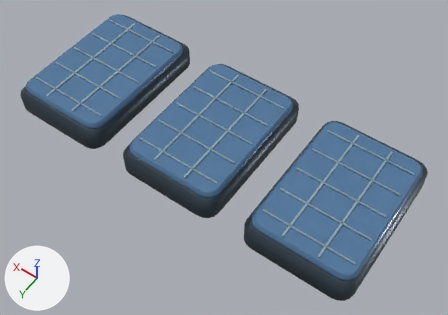
Before and after pictures for a commit that changed the glTF model assets/models/regions/metro_charge_3.glb.
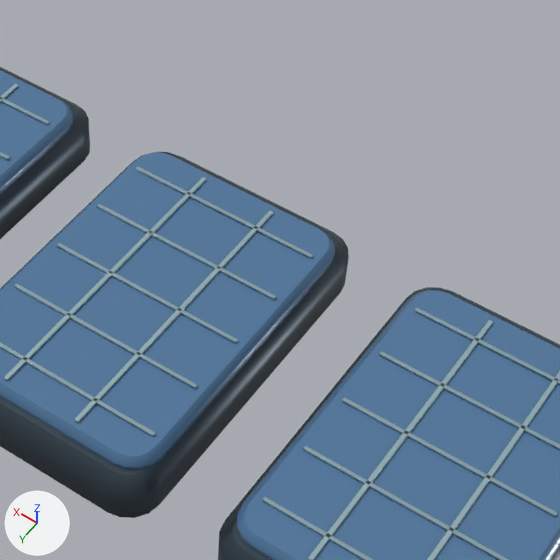
There are two pictures of each version: one whole from a 50 mm lens placed at (-3.17, 4.7, 9.79), pointed at (-0.19, 0.53, 3.23), one close up on the part from 34% to 87% of the width and 0% to 75% of the height. The lights are fixed; the arrows at lower left show +X, +Y and +Z. The older version's two pictures come first. Vertices at exactly the same position are counted once.

In view in the first close-up: 'Charge3'.
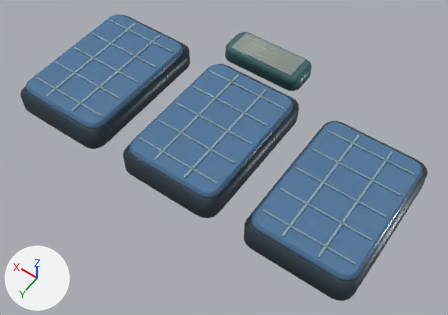
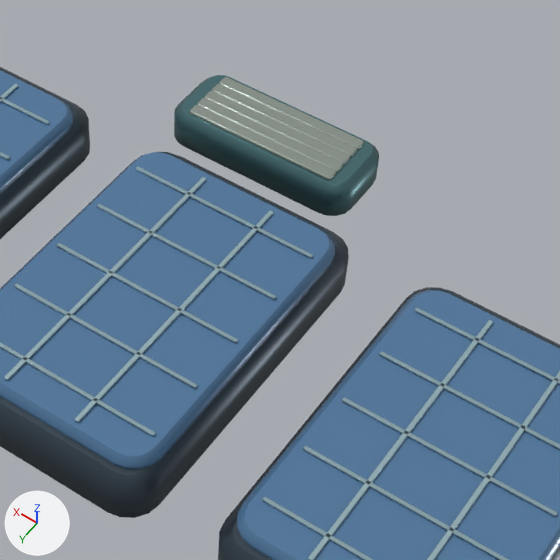
What differs and where, as boxes [x1, y1, x2, y2] in the close-ups (560 x 560 px):
part 1 of me_charge3, added
    after: [189, 105, 336, 180]
part 2 of me_charge3, added
    after: [197, 98, 343, 173]
part 3 of me_charge3, added
    after: [204, 91, 350, 165]
part 4 of me_charge3, added
    after: [212, 84, 357, 158]
part 5 of me_charge3, added
    after: [219, 77, 364, 150]
part 6 of me_charge3, added (cyan)
    after: [174, 75, 379, 216]

Patch to the scene script:
```diff
--- a/assets/models/regions/metro_charge_3.glb.py
+++ b/assets/models/regions/metro_charge_3.glb.py
@@ me_charge3 @@
 # used by ob_charge3; location = (0.0, 0.0, 0.0)
-me_charge3.from_pydata(...)  # 1992 vertices, 3876 faces; spans x -2.58..2.58, y -0.58..1.57, z 3.35..3.79
+me_charge3.from_pydata(...)  # 2432 vertices, 4732 faces; spans x -2.58..2.58, y -1.29..1.57, z 3.35..3.79
+# me_charge3 part 1: the loose piece of 72 vertices spanning x -0.6..0.6, y -0.25..-0.23, z 3.77..3.79 is copied, and the copy is scaled about its middle by (0.824, 3.83, 2.43), then moved by (0.15, -0.63, -0.04); it spans x -0.35..0.65, y -0.92..-0.83, z 3.72..3.76
+# me_charge3 part 2: the loose piece of 72 vertices spanning x -0.6..0.6, y -0.25..-0.23, z 3.77..3.79 is copied, and the copy is scaled about its middle by (0.824, 3.83, 2.43), then moved by (0.15, -0.71, -0.04); it spans x -0.35..0.65, y -0.99..-0.91, z 3.72..3.76
+# me_charge3 part 3: the loose piece of 72 vertices spanning x -0.6..0.6, y -0.25..-0.23, z 3.77..3.79 is copied, and the copy is scaled about its middle by (0.824, 3.83, 2.43), then moved by (0.15, -0.79, -0.04); it spans x -0.35..0.65, y -1.07..-0.99, z 3.72..3.76
+# me_charge3 part 4: the loose piece of 72 vertices spanning x -0.6..0.6, y -0.25..-0.23, z 3.77..3.79 is copied, and the copy is scaled about its middle by (0.824, 3.83, 2.43), then moved by (0.15, -0.87, -0.04); it spans x -0.35..0.65, y -1.15..-1.07, z 3.72..3.76
+# me_charge3 part 5: the loose piece of 72 vertices spanning x -0.6..0.6, y -0.25..-0.23, z 3.77..3.79 is copied, and the copy is scaled about its middle by (0.824, 3.83, 2.43), then moved by (0.15, -0.95, -0.04); it spans x -0.35..0.65, y -1.23..-1.14, z 3.72..3.76
+# me_charge3 part 6: a new loose piece of 80 vertices spanning x -0.47..0.77, y -1.29..-0.76, z 3.48..3.74, in mat_metal
 me_charge3.materials.append(mat_metal)
```
